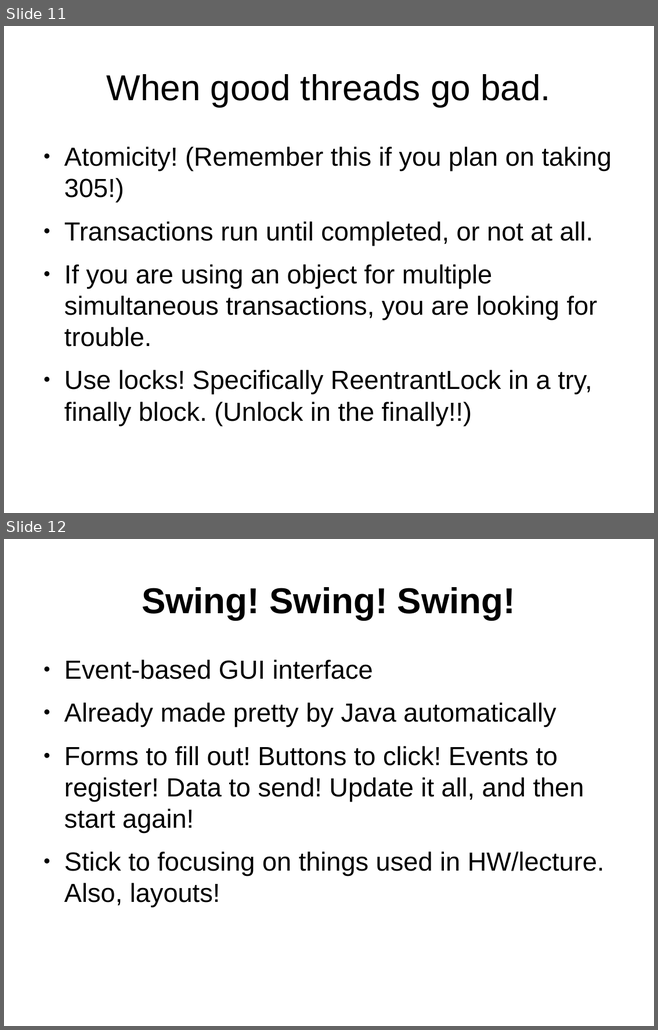
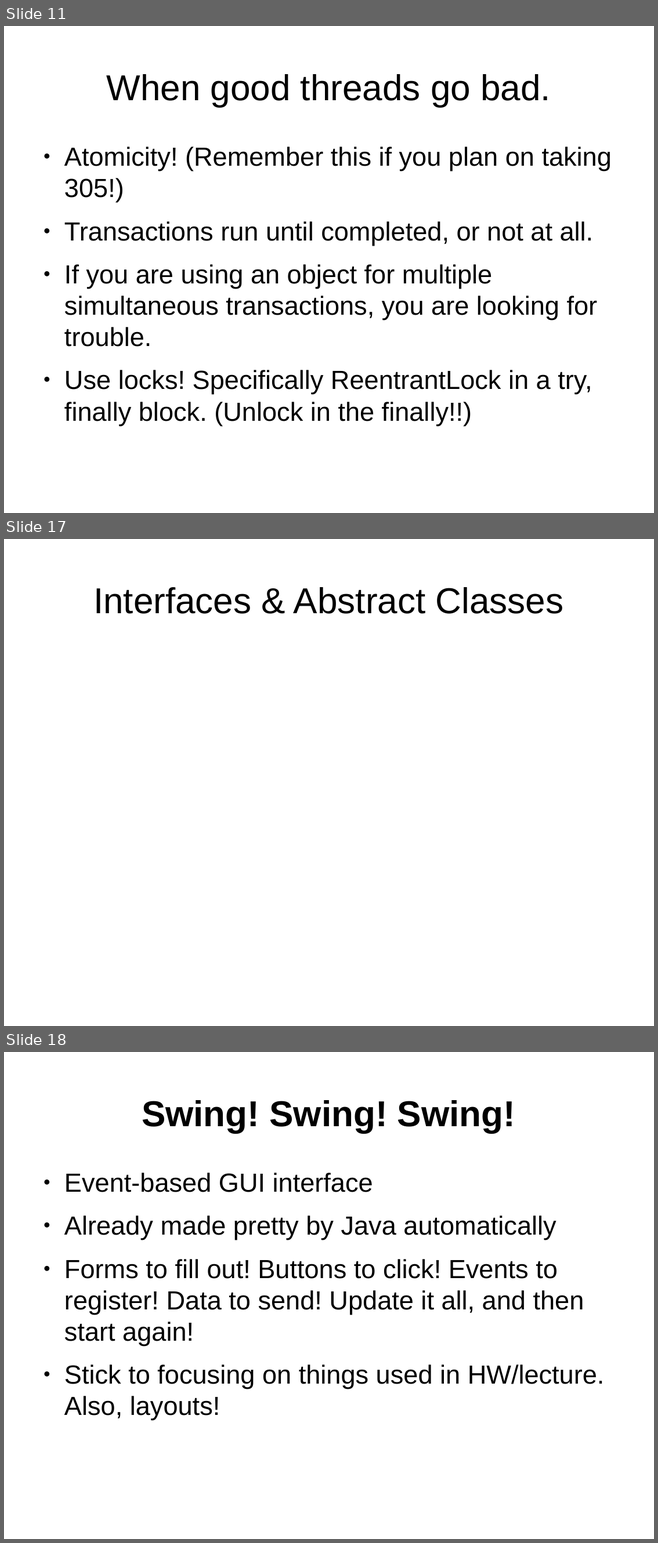
Before and after one commit to yv444/cse219-review, a slide deck: midterm_review.odp. Shown one above the other, each under a label of ours: slides 11 and 12 before the commit, slides 11, 17 and 18 after it; the slides between them are not shown. The pictures are 658x1030 and 658x1543 pixels, drawn with LibreOffice and Linux fonts; fonts in the diff are those of the drawing. Boxes give left, top, right and bottom in pixels: in the first picture for what was removed or moved away, otherwise in the second. Text is boxed around its words. In the diff, an @@ line names an element or a change of style, - is before the commit and + after.

```diff
--- a/midterm_review.odp
+++ b/midterm_review.odp
@@ slide 17 added at bbox=[4, 539, 654, 1026], background #FFFFFF @@
@@ title added at bbox=[93, 587, 564, 614], 44 pt, text #000000 @@
+Interfaces & Abstract Classes
@@ what was slide 12 is now slide 18 @@
```
Also in this commit, not shown: 3 slides changed, 8 other slides added, 2 other files.
